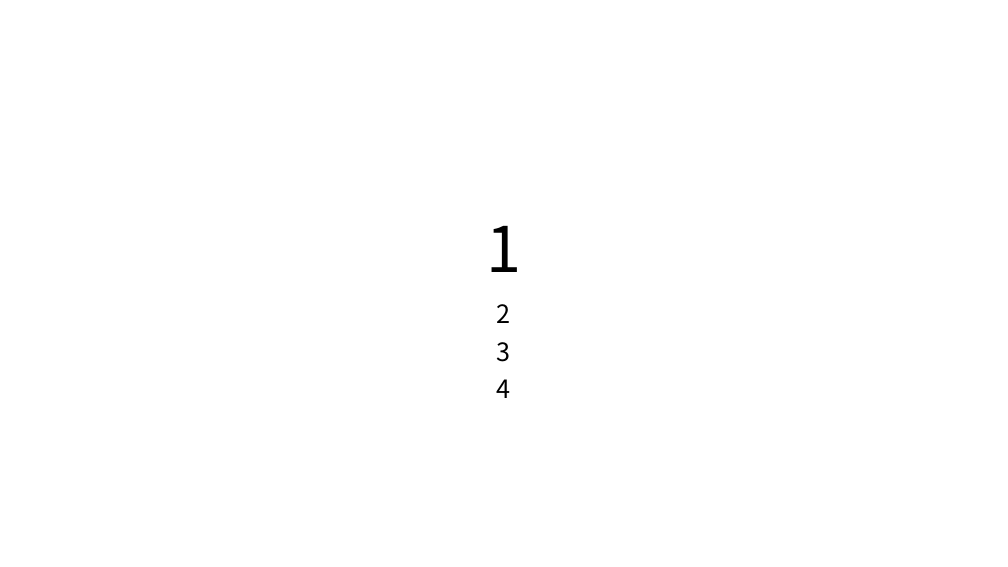
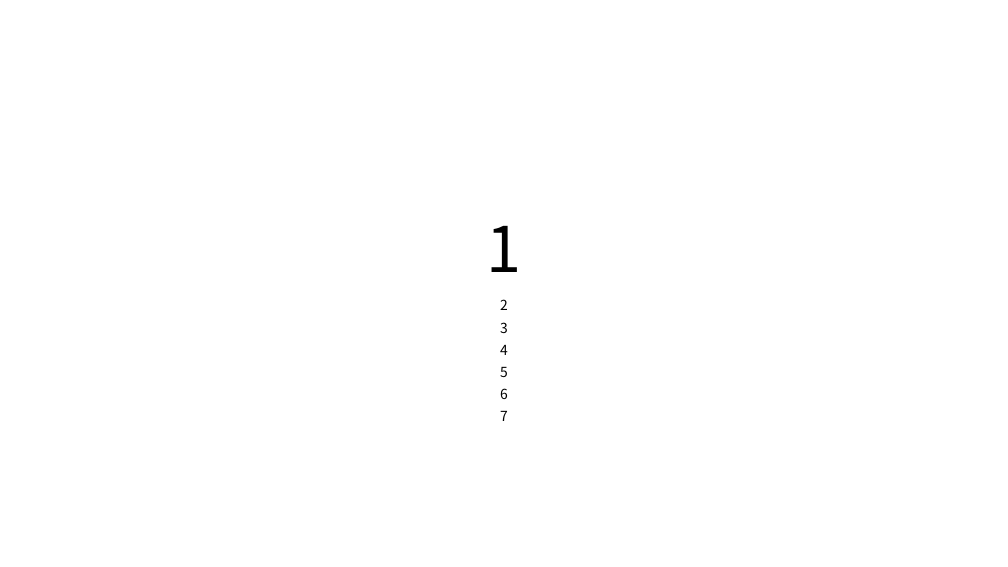
Before and after one commit to gratiakim/test, a slide deck: slide 1 of test.pptx. Drawn at 1008x567 pixels with LibreOffice and Linux fonts; fonts in the diff are those of the drawing. Boxes give left, top, right and bottom in pixels: in the first picture for what was removed or moved away, otherwise in the second. Text is boxed around its words. In the diff, an @@ line names an element or a change of style, - is before the commit and + after.

```diff
--- a/test.pptx
+++ b/test.pptx
@@ subtitle at [500,299,508,355]: size 24 to 13.2 pt in "2", "3", "4"; line spacing 0.9 to 0.7 @@
@@ subtitle at [500,366,508,421]: paragraphs added @@
+5
+6
+7
```
Also in this commit, not shown: 1 other file.
